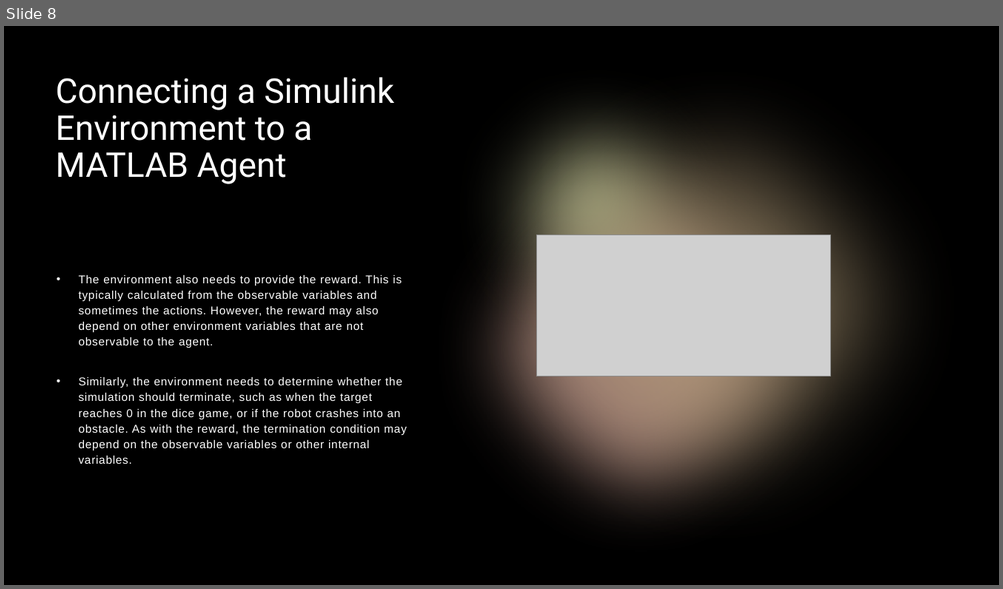
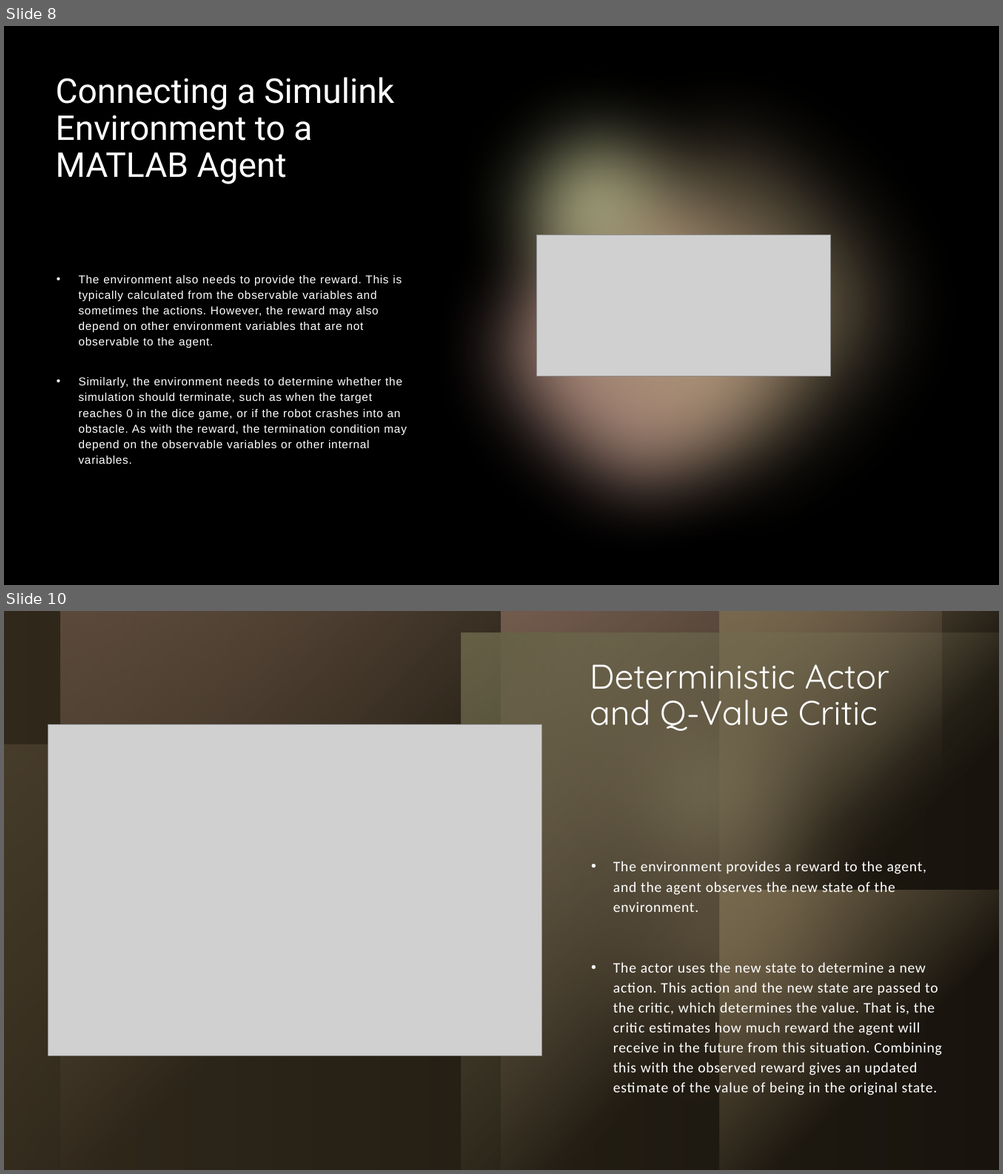
Before and after one commit to amntheap/RL, a slide deck: Matlab Onramp/RL in MATLAB.pptx. Shown one above the other, each under a label of ours: slide 8 before the commit, slides 8 and 10 after it; the slides between them are not shown. The pictures are 1003x589 and 1003x1174 pixels, drawn with LibreOffice and Linux fonts; fonts in the diff are those of the drawing; grey boxes stand for pictures. Boxes give left, top, right and bottom in pixels: in the first picture for what was removed or moved away, otherwise in the second. Text is boxed around its words. In the diff, an @@ line names an element or a change of style, - is before the commit and + after.

```diff
--- a/Matlab Onramp/RL in MATLAB.pptx
+++ b/Matlab Onramp/RL in MATLAB.pptx
@@ slide 10 added at <box>4,611,999,1170</box>, background #000000; not listed: 5 template elements that a slide beside it also shows @@
@@ rectangle added at <box>4,611,999,1170</box>, fill #000000 @@
@@ rectangle added at <box>4,611,999,1170</box>, fill gradient #3E3423 @@
@@ group added at <box>4,611,999,1170</box>: 6 rectangles, 2 ellipses @@
@@ title added at <box>589,664,889,731</box>, 33 pt, text #FFFFFF @@
+Deterministic Actor and Q-Value Critic
@@ picture added at <box>48,724,542,1056</box> @@
@@ text added at <box>613,861,941,1096</box>, 14 pt, text #FFFFFF @@
+• The environment provides a reward to the agent, and the agent observes the new state of the environment.
+• The actor uses the new state to determine a new action. This action and the new state are passed to the critic, which determines the value. That is, the critic estimates how much reward the agent will receive in the future from this situation. Combining this with the observed reward gives an updated estimate of the value of being in the original state.
```
Also in this commit, not shown: 1 other slide added, 1 slide removed, 9 other files.
